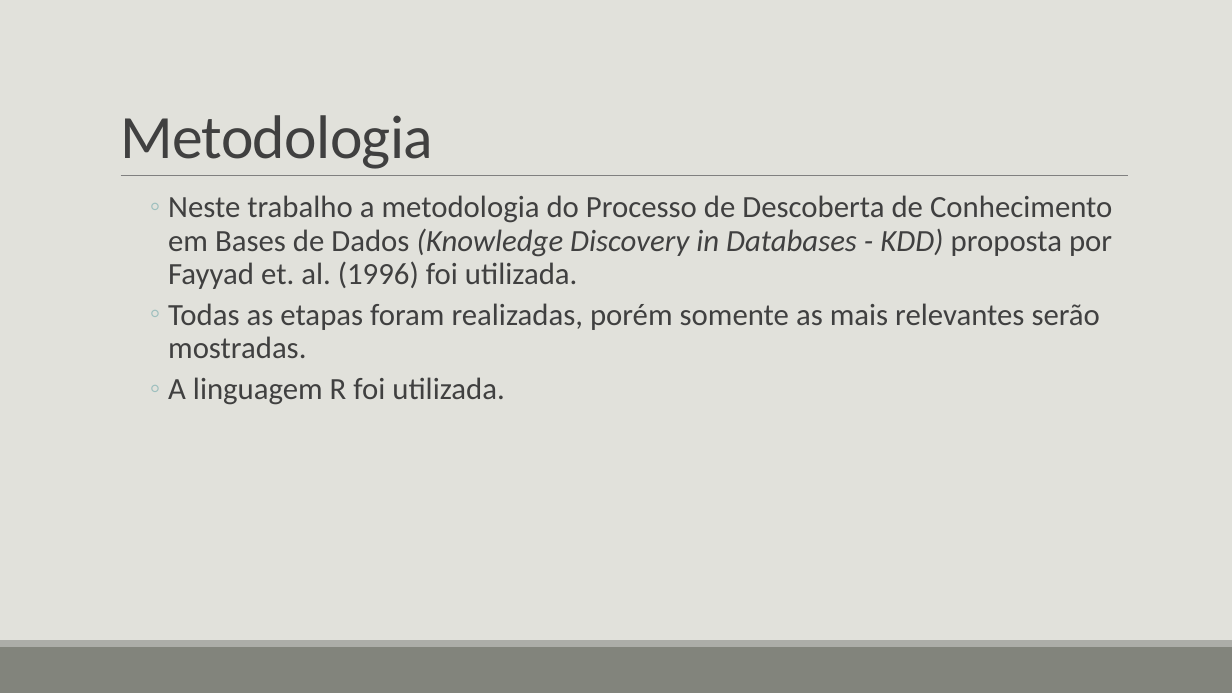
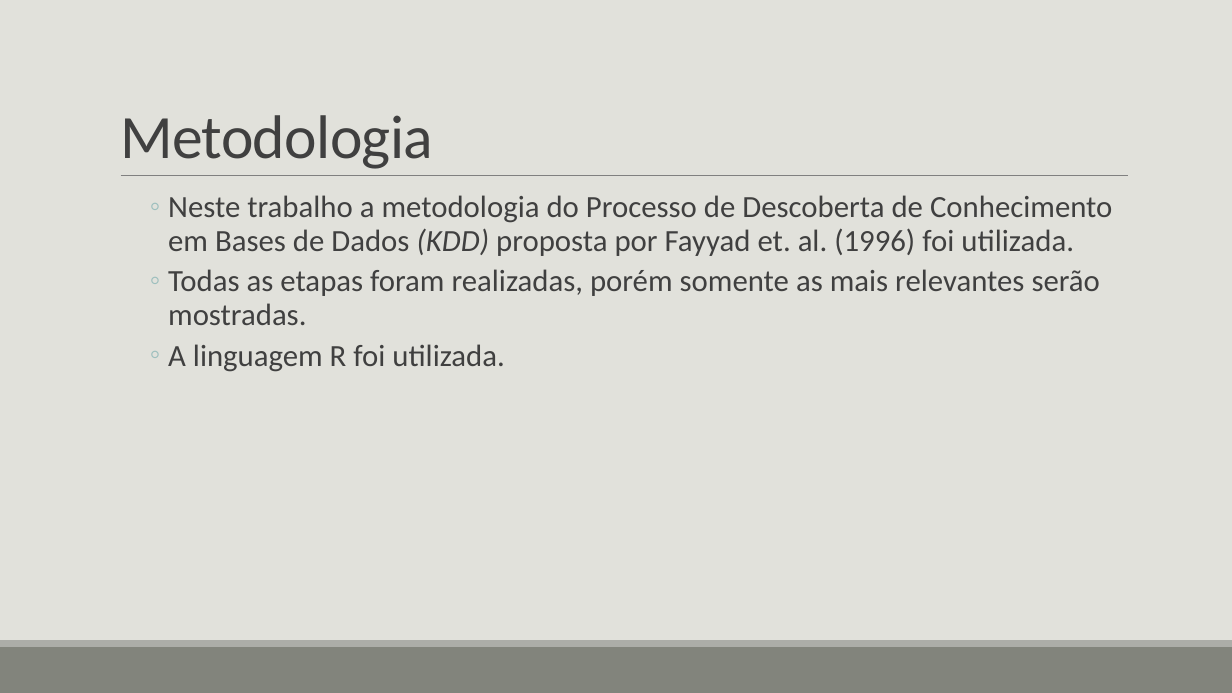
Before and after one commit to gvheisler/KDD-COVID-19, a slide deck: slide 5 of presentation/presentation.pptx. Drawn at 1232x693 pixels with LibreOffice and Linux fonts; fonts in the diff are those of the drawing. Boxes give left, top, right and bottom in pixels: in the first picture for what was removed or moved away, otherwise in the second. Text is boxed around its words. In the diff, an @@ line names an element or a change of style, - is before the commit and + after.

```diff
--- a/presentation/presentation.pptx
+++ b/presentation/presentation.pptx
@@ text at [168, 195, 1112, 256]: text changed @@
-    ◦ Neste trabalho a metodologia do Processo de Descoberta de Conhecimento em Bases de Dados (Knowledge Discovery in Databases - KDD) proposta por Fayyad et. al. (1996) foi utilizada.
+    ◦ Neste trabalho a metodologia do Processo de Descoberta de Conhecimento em Bases de Dados (KDD) proposta por Fayyad et. al. (1996) foi utilizada.
```
Also in this commit, not shown: 4 other slides changed, 1 slide added, 2 slides removed.
